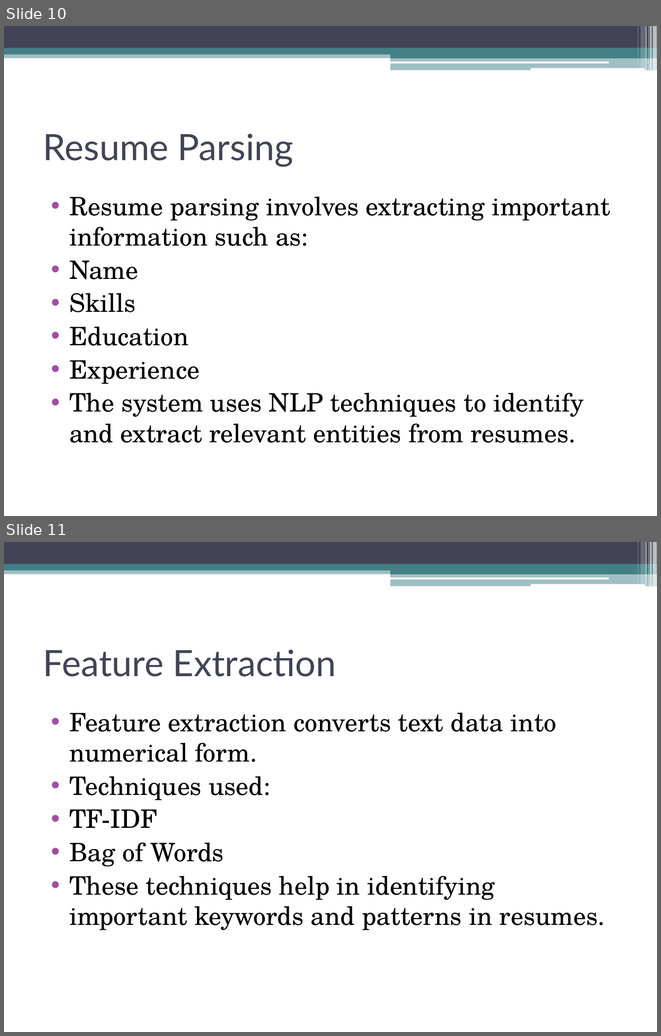
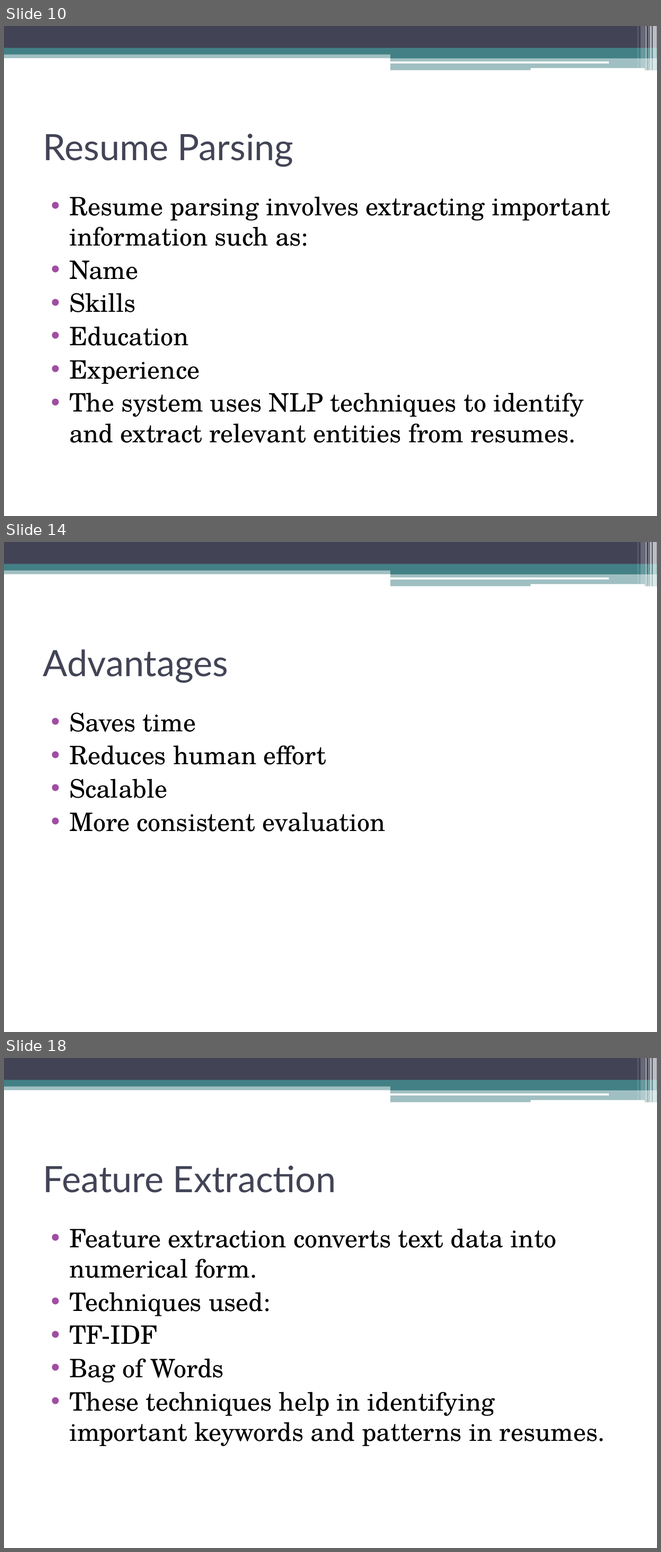
Before and after one commit to rajatchauhan937-prog/mba-rjt-ai-recruitement-2026, a slide deck: github.pptx. Shown one above the other, each under a label of ours: slides 10 and 11 before the commit, slides 10, 14 and 18 after it; the slides between them are not shown. The pictures are 661x1036 and 661x1552 pixels, drawn with LibreOffice and Linux fonts; fonts in the diff are those of the drawing. Boxes give left, top, right and bottom in pixels: in the first picture for what was removed or moved away, otherwise in the second. Text is boxed around its words. In the diff, an @@ line names an element or a change of style, - is before the commit and + after.

```diff
--- a/github.pptx
+++ b/github.pptx
@@ slide 14 added at bbox=[4, 542, 657, 1032], background #FFFFFF; not listed: 13 template elements that a slide beside it also shows @@
@@ title added at bbox=[43, 649, 228, 683], 40 pt, text #424456 @@
+Advantages
@@ text added at bbox=[69, 712, 386, 831], 28 pt, text #000000 @@
+• Saves time
+• Reduces human effort
+• Scalable
+• More consistent evaluation
@@ what was slide 11 is now slide 18 @@
```
Also in this commit, not shown: 6 other slides added, 1 slide removed.
